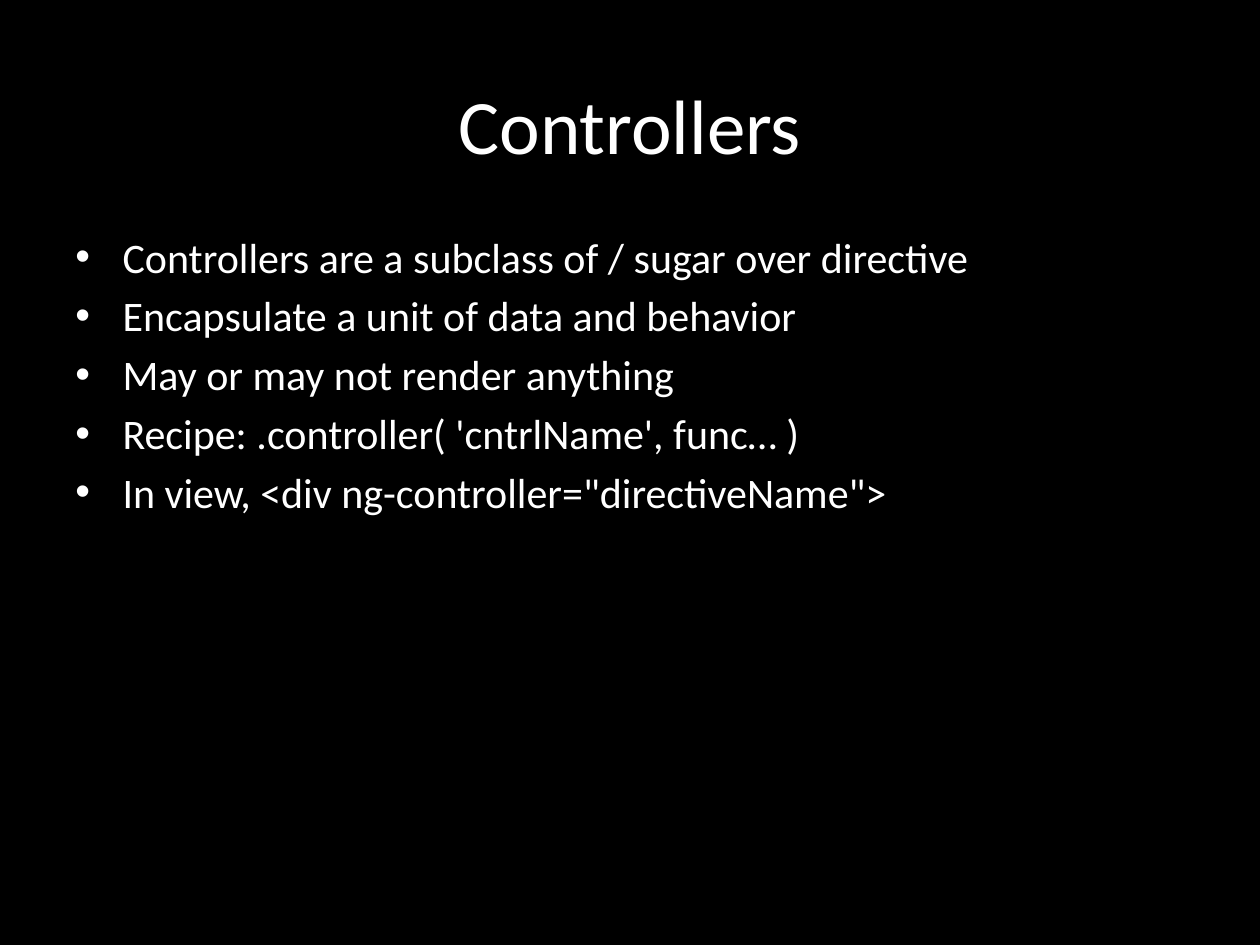
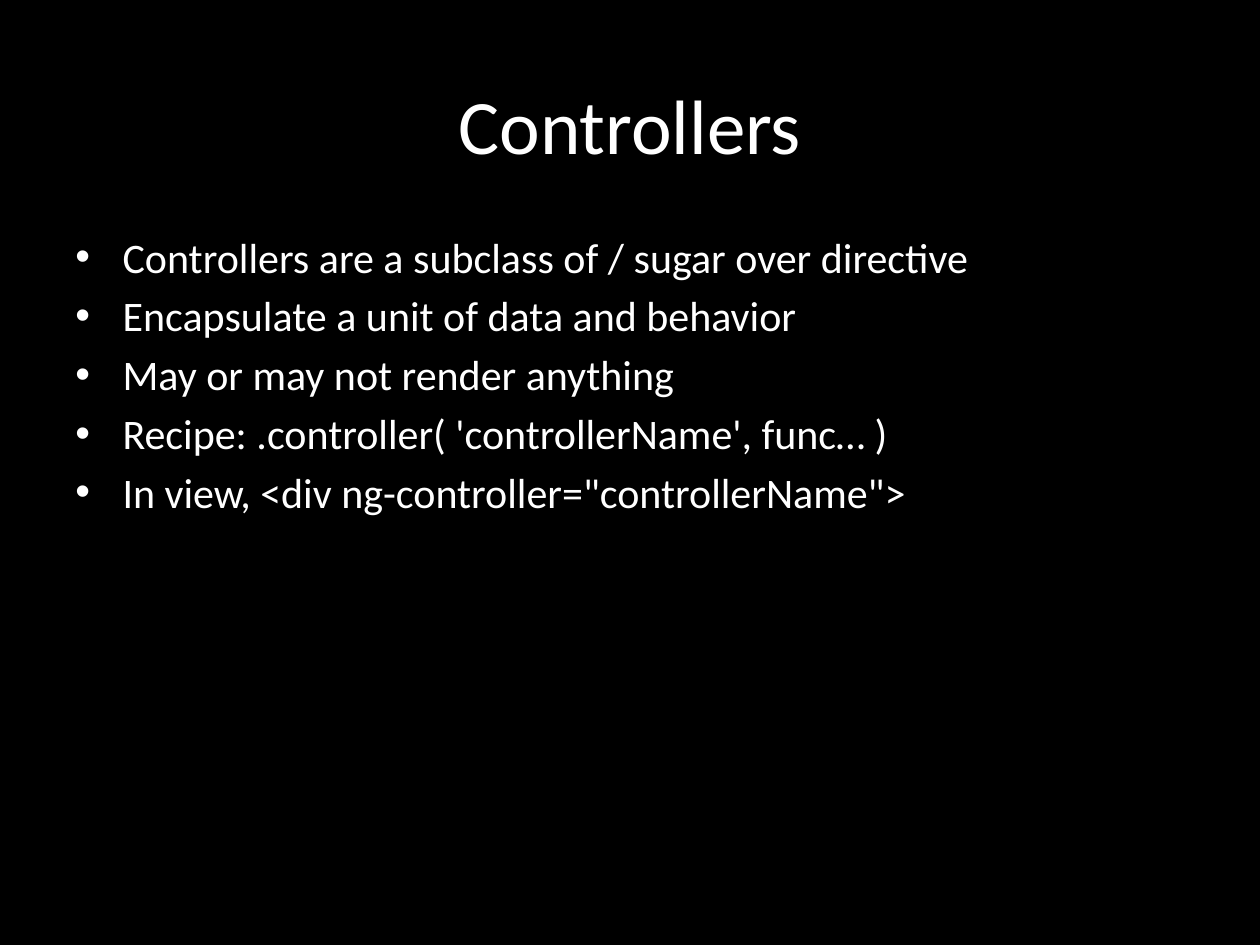
Before and after one commit to eliasjames/training-angular, a slide deck: slide 3 of slides/Angular Slides Day 2.pptx. Drawn at 1260x945 pixels with LibreOffice and Linux fonts; fonts in the diff are those of the drawing. Boxes give left, top, right and bottom in pixels: in the first picture for what was removed or moved away, otherwise in the second. Text is boxed around its words. In the diff, an @@ line names an element or a change of style, - is before the commit and + after.

Commit message:
Slides

```diff
--- a/slides/Angular Slides Day 2.pptx
+++ b/slides/Angular Slides Day 2.pptx
@@ subtitle at (123,418,905,516): text changed @@
-• Recipe: .controller( 'cntrlName', func… )
-• In view, <div ng-controller="directiveName">
+• Recipe: .controller( 'controllerName', func… )
+• In view, <div ng-controller="controllerName">
```
Also in this commit, not shown: 2 other slides changed.
